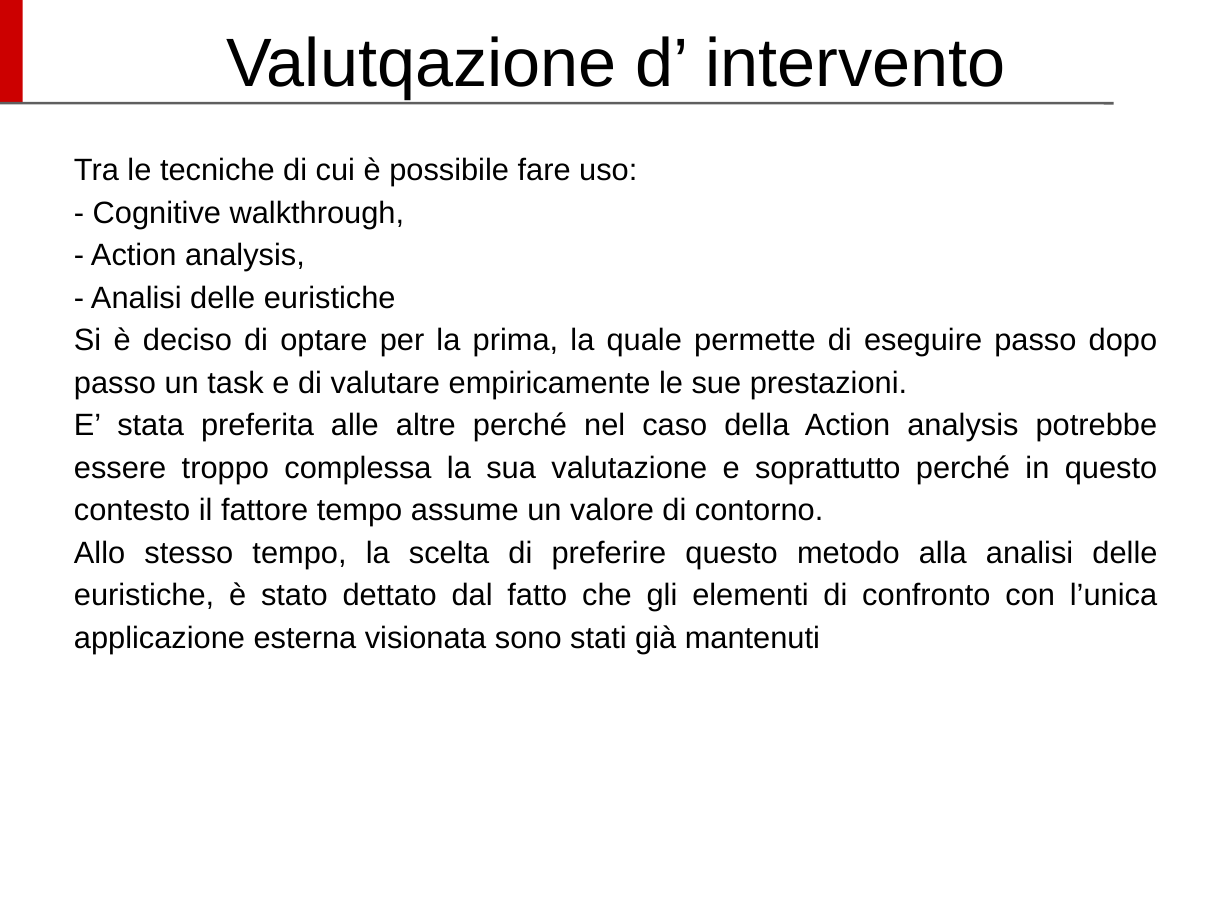
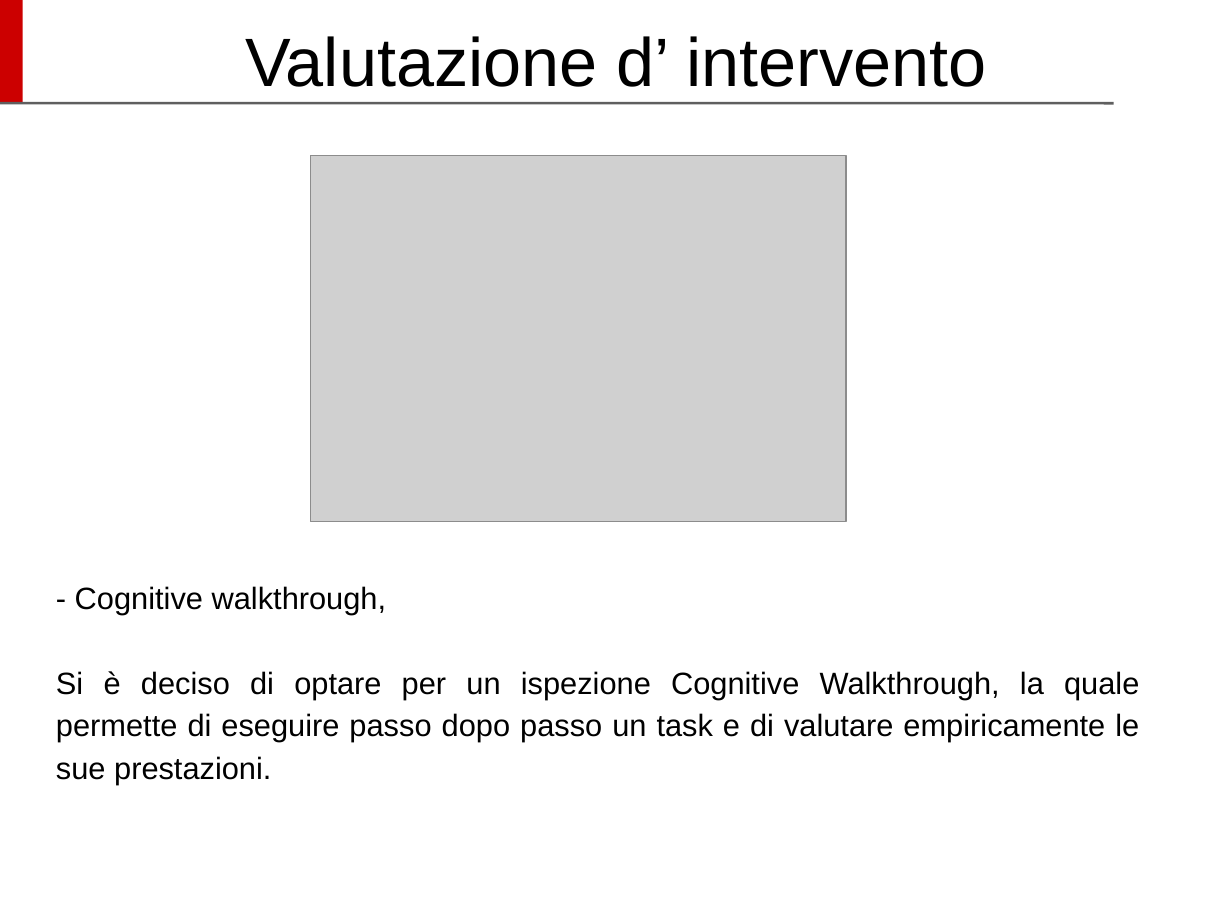
Before and after one commit to Siber93/UsabilitaProject, a slide deck: slide 21 of UUX_SlideProject_Cochlear.odp (slide 26 before the commit). Drawn at 1232x924 pixels with LibreOffice and Linux fonts; fonts in the diff are those of the drawing; grey boxes stand for pictures; background and template pictures are left out. Boxes give left, top, right and bottom in pixels: in the first picture for what was removed or moved away, otherwise in the second. Text is boxed around its words. In the diff, an @@ line names an element or a change of style, - is before the commit and + after.

```diff
--- a/UUX_SlideProject_Cochlear.odp
+++ b/UUX_SlideProject_Cochlear.odp
@@ title at bbox=[245, 36, 986, 87]: text changed @@
-Valutqazione d’ intervento
+Valutazione d’ intervento
@@ text "- Cognitive walkthrough,": place and size @@
-text "- Cognitive walkthrough," at bbox=[74, 157, 1158, 653]
+text "- Cognitive walkthrough," at bbox=[56, 586, 1139, 784]
@@ text at bbox=[74, 157, 637, 186]: paragraph removed @@
-Tra le tecniche di cui è possibile fare uso:
@@ picture added at bbox=[310, 155, 846, 522] @@
@@ text at bbox=[56, 671, 1139, 784]: text changed @@
-- Action analysis,
-- Analisi delle euristiche
-Si è deciso di optare per la prima, la quale permette di eseguire passo dopo passo un task e di valutare empiricamente le sue prestazioni.
-E’ stata preferita alle altre perché nel caso della Action analysis potrebbe essere troppo complessa la sua valutazione e soprattutto perché in questo contesto il fattore tempo assume un valore di contorno.
-Allo stesso tempo, la scelta di preferire questo metodo alla analisi delle euristiche, è stato dettato dal fatto che gli elementi di confronto con l’unica applicazione esterna visionata sono stati già mantenuti
+Si è deciso di optare per un ispezione Cognitive Walkthrough, la quale permette di eseguire passo dopo passo un task e di valutare empiricamente le sue prestazioni.
```
Also in this commit, not shown: 2 other slides changed, 2 slides added, 7 slides removed, 3 other files.
